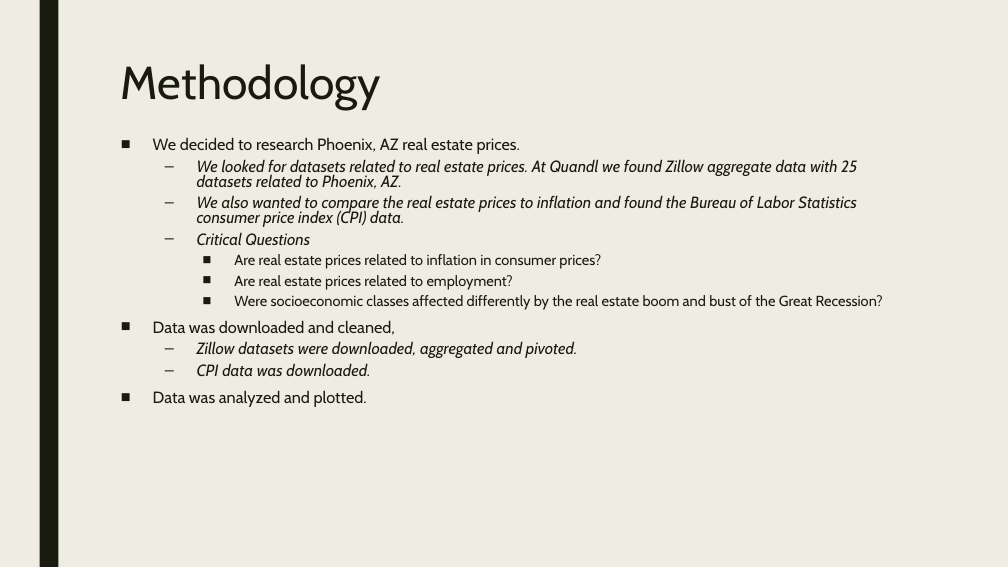
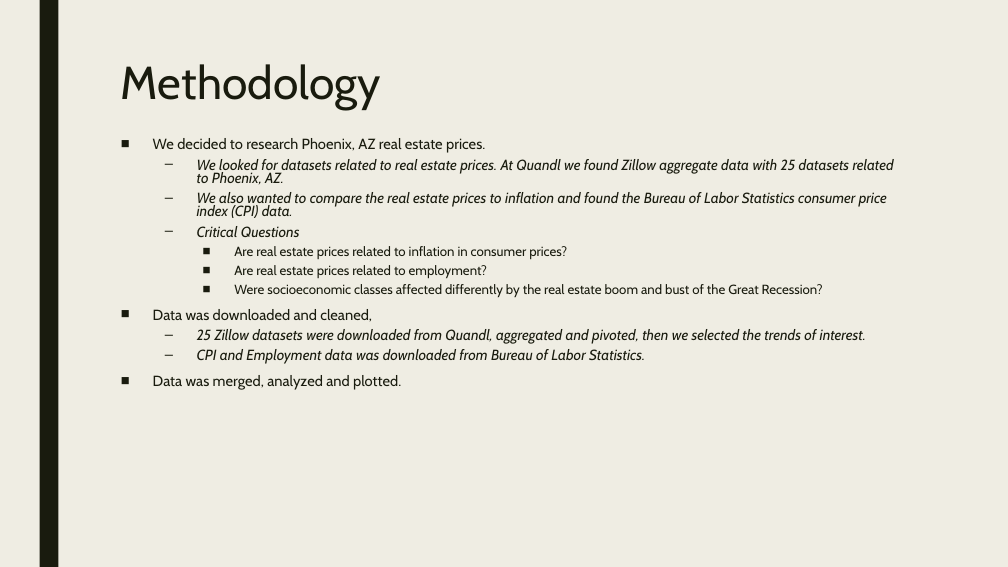
Before and after one commit to janinewhite/Proletariats, a slide deck: slide 3 of Presentation/Analysis of Phoenix AZ Real Estate Trends.pptx. Drawn at 1008x567 pixels with LibreOffice and Linux fonts; fonts in the diff are those of the drawing. Boxes give left, top, right and bottom in pixels: in the first picture for what was removed or moved away, otherwise in the second. Text is boxed around its words. In the diff, an @@ line names an element or a change of style, - is before the commit and + after.

```diff
--- a/Presentation/Analysis of Phoenix AZ Real Estate Trends.pptx
+++ b/Presentation/Analysis of Phoenix AZ Real Estate Trends.pptx
@@ text at box(153, 138, 894, 321): size 15.5 to 14 pt in "We decided to research Phoenix, AZ real ...", "We looked for datasets related to real ...", "We also wanted to compare the real ...", "Critical Questions" and 1 more places; size 13.9 to 12.6 pt in "Are real estate prices related to inflation ...", "Are real estate prices related to employment?", "Were socioeconomic classes affected differently by the ..." @@
@@ text at box(153, 329, 866, 390): text changed; size 15.5 to 14 pt @@
-  – Zillow datasets were downloaded, aggregated and pivoted.
-  – CPI data was downloaded.
-■ Data was analyzed and plotted.
+  – 25 Zillow datasets were downloaded from Quandl, aggregated and pivoted, then we selected the trends of interest.
+  – CPI and Employment data was downloaded from Bureau of Labor Statistics.
+■ Data was merged, analyzed and plotted.
```
